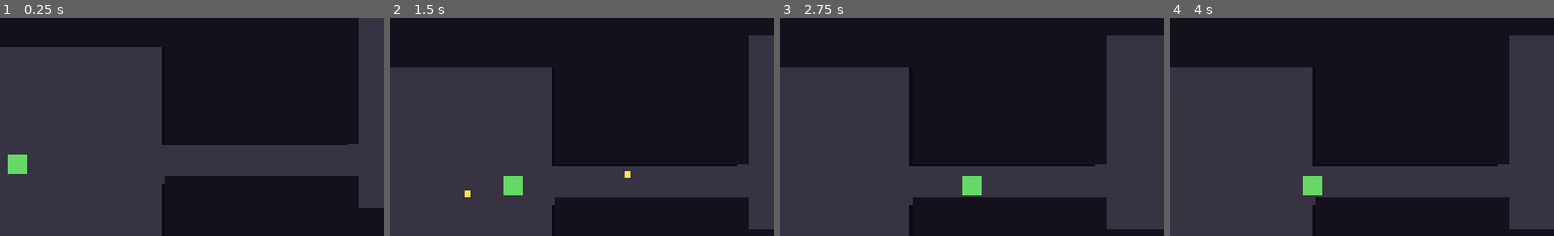
Above: before the commit, frames 1-4 (left to right).
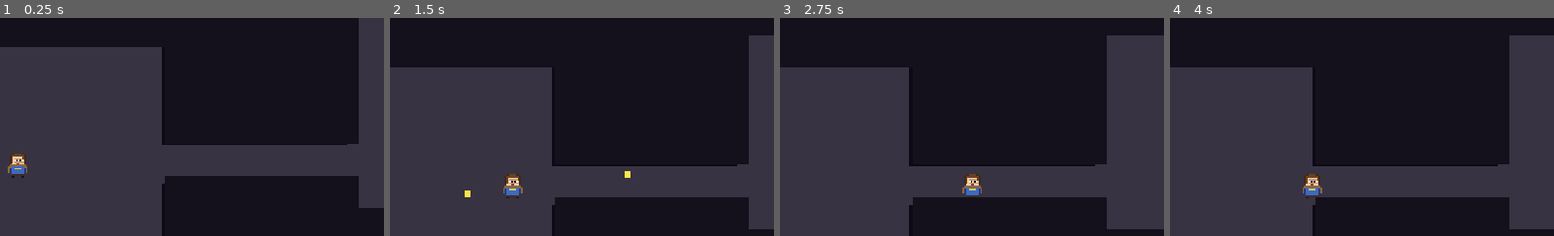
Above: after the commit, the same moments.

Repository: slartus/roguelike-game
Game: Godot game, scene res://scenes/main.tscn
The game is run twice, just before and just after one commit, with the same random seed, the same clock (stepped at 60 frames per second) and the same inputs.
Inputs (mouse positions are % of the whole screen's width and height, from its top left):
- Up to frame 1 (0.25 s): no input
- Up to frame 2 (1.5 s): tap Enter at 0.5 s; move the mouse to (72, 45) at 0.52 s; press the mouse at (72, 45) at 0.53 s; hold D (move_right) 0.53-1.25 s; release the mouse at (72, 45) at 1.25 s; drag from (29, 55) to (52, 48) at 1.27 s
- Up to frame 3 (2.75 s): move the mouse to (60, 28) at 2.02 s; hold D (move_right) from 2.03 s (still down); tap Alt at 2.1 s
- Up to frame 4 (4 s): release D (move_right) at 2.75 s; drag from (45, 70) to (19, 35) at 2.77 s; move the mouse to (80, 65) at 3.52 s; press the mouse at (80, 65) at 3.53 s; hold A (move_left) from 3.53 s (still down)
The pictures show only the part of the screen within x 28-78%, y 12-62%; the shares and areas given below are measured in that part.

The runs differ from the first frame. In frame 1, 0.5% of the frame differs, in the area x 2-8%, y 62-74%; in frame 2, 0.5%, in the area x 29-35%, y 71-83%; in frame 3, 0.5%; in frame 4, 0.5%.

Commit message:
feat(art): player pixel-art sprite (adventurer)
Replaces the green Polygon2D placeholder with a 16x16 pixel-art
adventurer sprite: chestnut hair, leather jacket, blue cloak, gold
belt buckle, dark leather boots. Universal look that works for
dagger, pistol and shotgun weapons.

New tools/gen_player_sprite.py generates player.png deterministically
(palette + character matrix, same convention as gen_enemy_sprites.py).

scenes/player/player.tscn swaps Visual from Polygon2D to Sprite2D
with Texture2D ExtResource to assets/sprites/player/player.png. Node
name Visual preserved, collision shape unchanged, camera unchanged.

Pre-commit per CLAUDE workflow:
- GUT: 55/55 passing.
- code-reviewer skipped (pure visual swap, prior review pattern
  established for enemy sprite migrations).

Diff:
--- a/scenes/player/player.tscn
+++ b/scenes/player/player.tscn
@@ -1,7 +1,8 @@
-[gd_scene load_steps=4 format=3]
+[gd_scene load_steps=5 format=3]
 
 [ext_resource type="Script" path="res://scenes/player/player.gd" id="1_player"]
 [ext_resource type="PackedScene" path="res://scenes/bullets/bullet.tscn" id="2_bullet"]
+[ext_resource type="Texture2D" path="res://assets/sprites/player/player.png" id="3_tex"]
 
 [sub_resource type="CircleShape2D" id="CircleShape2D_player"]
 radius = 6.0
@@ -10,9 +11,8 @@
 script = ExtResource("1_player")
 bullet_scene = ExtResource("2_bullet")
 
-[node name="Visual" type="Polygon2D" parent="."]
-polygon = PackedVector2Array(-6, -6, 6, -6, 6, 6, -6, 6)
-color = Color(0.4, 0.85, 0.4, 1)
+[node name="Visual" type="Sprite2D" parent="."]
+texture = ExtResource("3_tex")
 
 [node name="CollisionShape2D" type="CollisionShape2D" parent="."]
 shape = SubResource("CircleShape2D_player")
Binary file added: assets/sprites/player/player.png
Not shown, added: assets/sprites/player/player.png.import
Not shown, added: autoloads/balance.gd.uid
Not shown, added: test/unit/test_balance.gd.uid
Not shown, added: tools/gen_player_sprite.py
